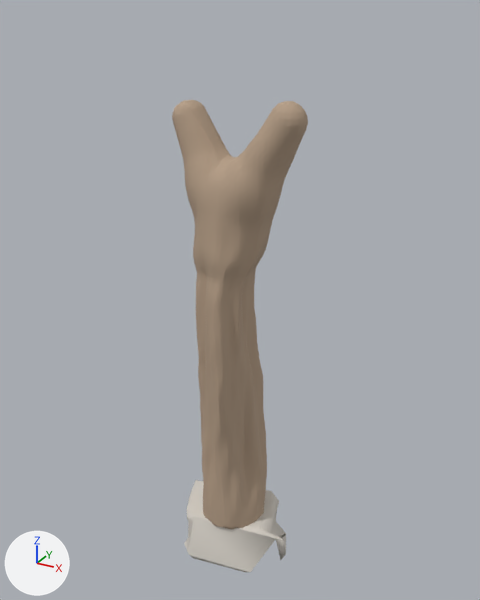
Before and after pictures for a commit that changed the glTF model assets/tower/approved-library/architecture/bagana-f1-3x9x3-v2.glb.
One viewpoint serves both versions: a 50 mm camera at (1.32, -2.33, 1.44) aimed at (0.01, 0.06, 0.24). The axes (+X, +Y, +Z) are drawn at lower left. The lights are the same throughout. The first picture is the older version.

Names of what the first picture shows: 'bagana_stone', 'bagana_wood'.
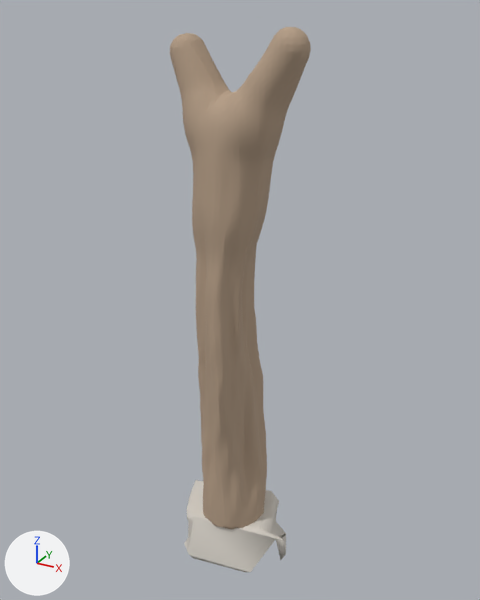
Where the change shows, as pixel boxes [x1, y1, x2, y2] in the pictures (480 x 600 px; the box of a moved part takes in the faces that stretch with it):
'bagana_wood', reshaped (17% taller)
    before: [172, 100, 308, 529]
    after: [170, 27, 311, 529]
part 1 of me_bagana_form_1_wood, moved or reshaped
    before: [172, 100, 308, 296]
    after: [170, 27, 311, 296]

Edits to the bpy script that builds the scene:
```text
Change me_bagana_form_1_wood:
    used by ob_bagana_wood; location = (0.0, 0.0, 0.0)
    remove me_bagana_form_1_wood.from_pydata(...)  # 20454 vertices, 40904 faces; spans x -0.28..0.33, y -0.18..0.19, z -0.9..1.12
    add me_bagana_form_1_wood.from_pydata(...)  # 20454 vertices, 40904 faces; spans x -0.28..0.33, y -0.18..0.19, z -0.9..1.38
    me_bagana_form_1_wood part 1: 7700 of 20454 vertices moved; they spanned x -0.28..0.33, y -0.18..0.15, z 0.27..1.12 and now span x -0.28..0.33, y -0.18..0.15, z 0.27..1.38; mean shift (0.0, 0.0, 0.2); largest move (-0.13, 0.13, 0.76) -> (-0.13, 0.13, 1.02)
```
